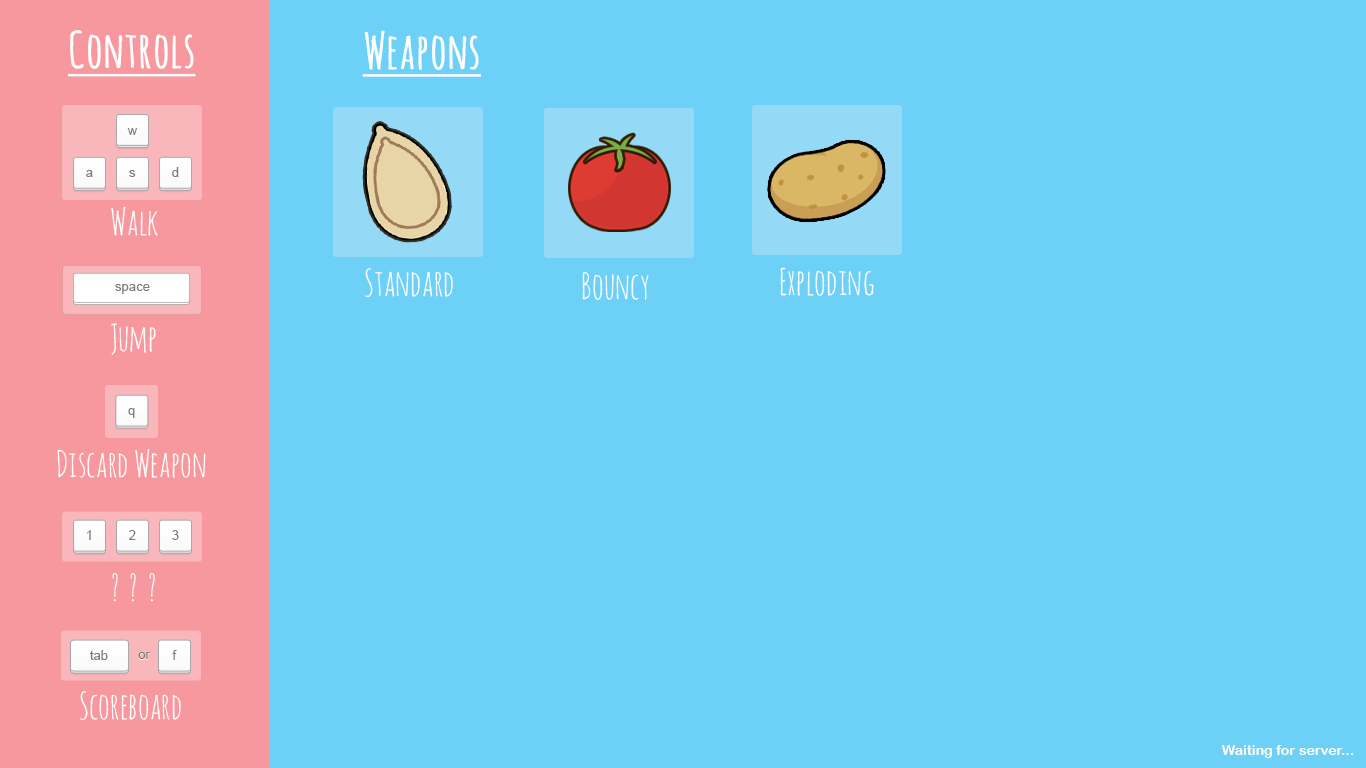
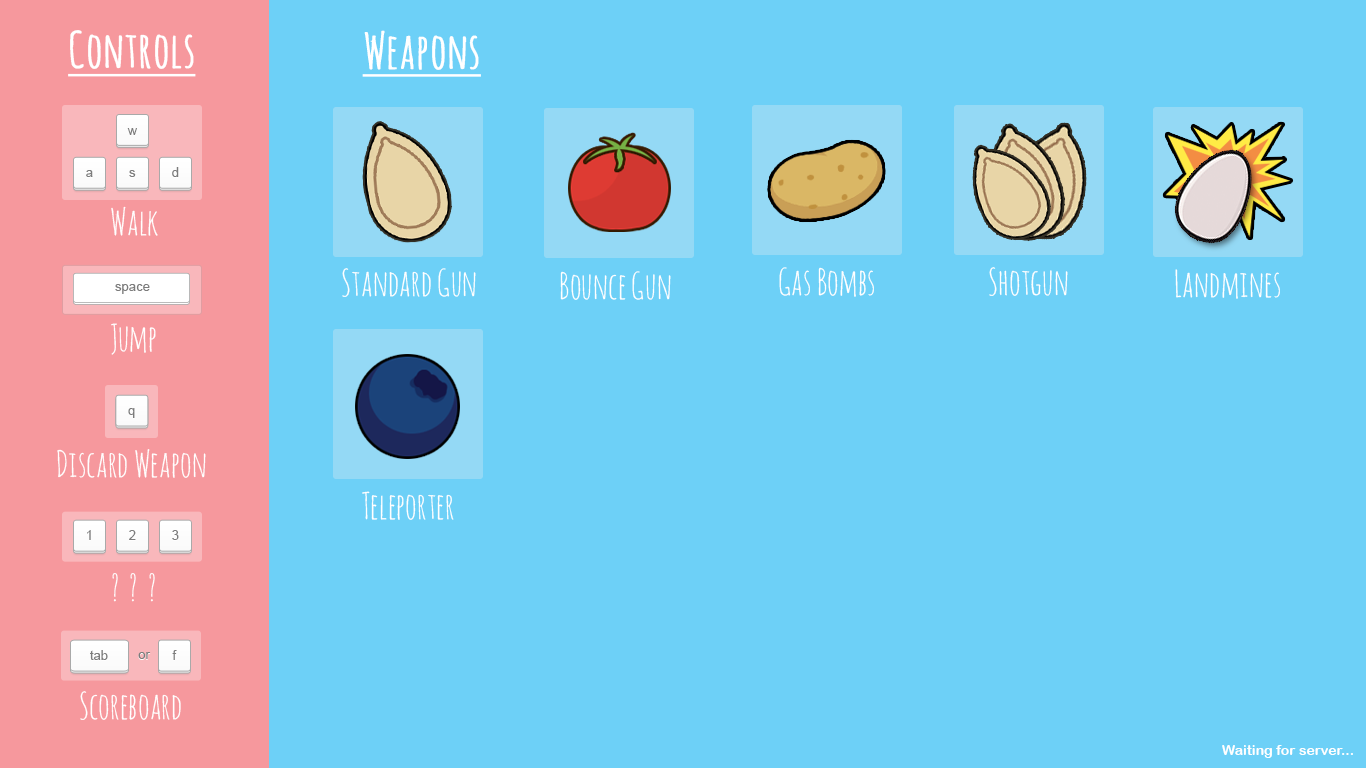
The second 1366×768 image is a revision of the first. Changes to its layers:
renamed "Standard" to "Standard Gun", painted on it over left=342, top=268, right=476, bottom=297
renamed "Bouncy" to "Bounce Gun", painted on it over left=560, top=271, right=671, bottom=300
added group "shotgun" with 3 layers above "teleport" over left=954, top=105, right=1104, bottom=296
added layer "Layer 6" in group "shotgun" over left=972, top=122, right=1087, bottom=242
added layer "Rounded Rectangle 7 copy 2" (1st of 4, in "shotgun") (30%) in group "shotgun" over left=954, top=105, right=1104, bottom=255
added layer "Shotgun" in group "shotgun" over left=989, top=267, right=1068, bottom=296
added group "teleport" with 3 layers above "mines" over left=333, top=329, right=483, bottom=520
added layer "Layer 8" in group "teleport" over left=355, top=354, right=460, bottom=459
added layer "Rounded Rectangle 7 copy 2" (2nd of 4, in "teleport") (30%) in group "teleport" over left=333, top=329, right=483, bottom=479
added layer "Grenades" (1st of 3, in "teleport") in group "teleport" over left=362, top=491, right=454, bottom=520
added group "mines" with 3 layers above "potato" over left=1153, top=107, right=1303, bottom=299
added layer "Layer 7" in group "mines" over left=1162, top=121, right=1294, bottom=252
added layer "Rounded Rectangle 7 copy 2" (3rd of 4, in "mines") (30%) in group "mines" over left=1153, top=107, right=1303, bottom=257
added layer "Grenades" (2nd of 3, in "mines") in group "mines" over left=1175, top=269, right=1280, bottom=299
renamed "Exploding" to "Grenades", painted on it over left=779, top=267, right=874, bottom=297
